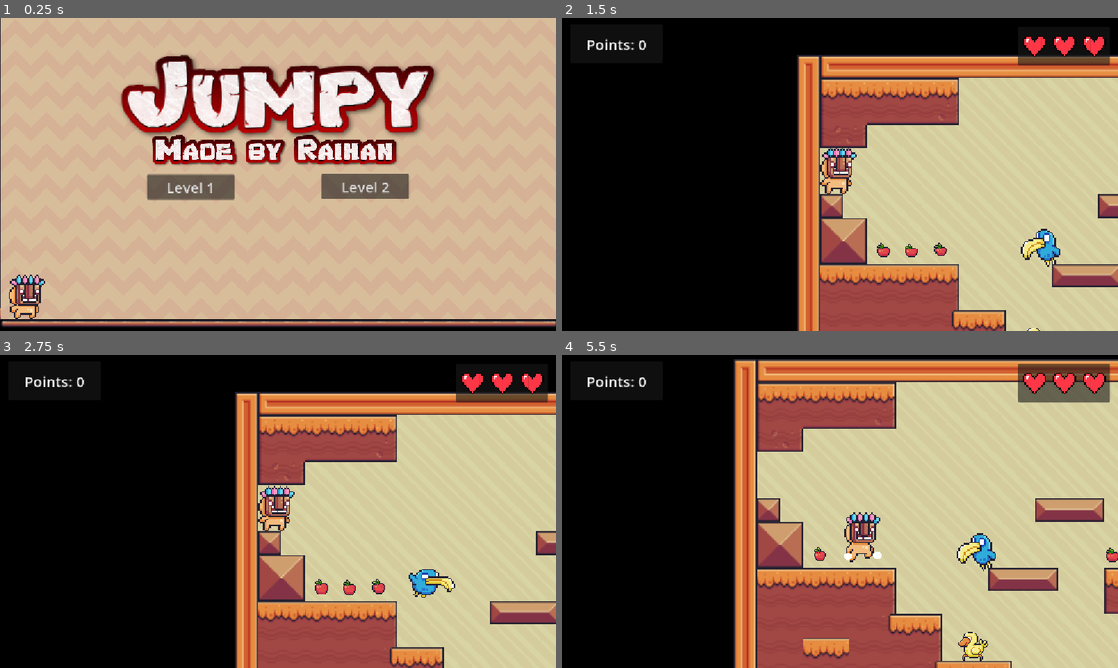
Above: before the commit, frames 1-4 (two rows, left to right).
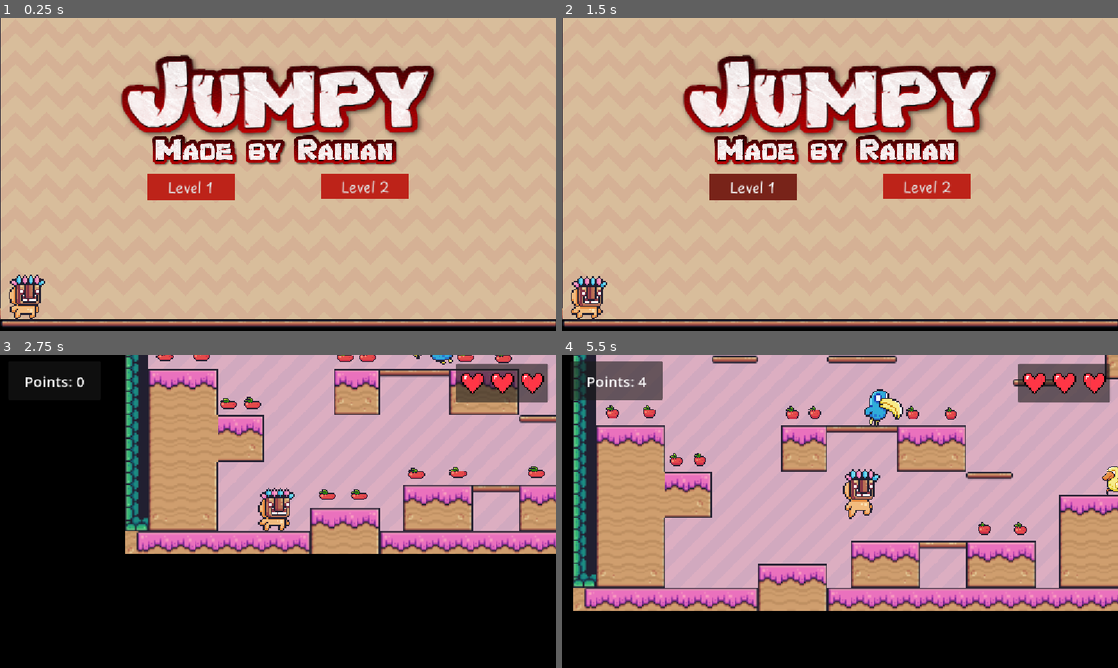
Above: after the commit, the same moments.

Repository: raihan-ys/2d-platformer-game
Game: Godot game, scene res://scenes/menu/main_menu.tscn
The game is run twice, just before and just after one commit, with the same random seed, the same clock (stepped at 60 frames per second) and the same inputs.
Inputs (mouse positions are in pixels of both pictures, inside the frame that each line leads up to):
- Up to frame 1 (0.25 s): no input
- Up to frame 2 (1.5 s): click "Level 2" at 0.5 s; click (778, 193) at 1.25 s, where only the run after the commit has a clickable "BACK TO MENU"
- Up to frame 3 (2.75 s): click (189, 524) at 2 s, where only the run after the commit has a clickable "Level 1"
- Up to frame 4 (5.5 s): hold D (right) 2.78-4.28 s; tap W (jump) at 3.02, 3.77, 5.27 s; hold A (left) 4.28-5.03 s; hold D (right) from 5.03 s (still down)

The runs differ from the first frame. In frame 1, 2.6% of the frame differs, in the area x 26-74%, y 49-59%; in frame 2, 86%; in frame 3, 69%; in frame 4, 91%, in the area x 2-100%, y 0-100%.

Commit message:
Customize font texts

Diff:
--- a/scenes/game_objects/bird.gd
+++ b/scenes/game_objects/bird.gd
@@ -35,7 +35,7 @@
 		if (y_delta > 0 && body.velocity.y > 0):
 			# Remove enemy and add point
 			animated_sprite_2d.animation = "dying"
-			await get_tree().create_timer(0.4).timeout
+			await get_tree().create_timer(0.3).timeout
 			queue_free()
 			game_manager.add_point()
 		else:
--- a/scenes/game_objects/bird.tscn
+++ b/scenes/game_objects/bird.tscn
@@ -130,7 +130,7 @@
 sprite_frames = SubResource("SpriteFrames_xrivr")
 animation = &"dying"
 autoplay = "default"
-frame_progress = 0.6696097
+frame_progress = 0.843326
 
 [node name="CollisionShape2D" type="CollisionShape2D" parent="." unique_id=956626269]
 position = Vector2(9, 2)
--- a/scenes/game_objects/duck.gd
+++ b/scenes/game_objects/duck.gd
@@ -13,7 +13,7 @@
 		if (y_delta < -350 && y_delta > -410):
 			# Remove enemy and add point
 			animated_sprite_2d.animation = "dying"
-			await get_tree().create_timer(0.4).timeout
+			await get_tree().create_timer(0.3).timeout
 			queue_free()
 			game_manager.add_point()
 		else:
--- a/scenes/levels/level2.tscn
+++ b/scenes/levels/level2.tscn
@@ -10,6 +10,7 @@
 [ext_resource type="PackedScene" uid="uid://dtupdt6cy0tve" path="res://scenes/game_objects/duck.tscn" id="10_bo4dx"]
 [ext_resource type="Script" uid="uid://baaejn5brmhh6" path="res://scenes/game_objects/fall_area.gd" id="11_8g4ke"]
 [ext_resource type="Texture2D" uid="uid://dsnkd0k8q8usn" path="res://assets/game_elements/heart.png" id="11_76toy"]
+[ext_resource type="FontFile" uid="uid://dfypm6v7ubpl6" path="res://assets/PlaypenSans-Regular.ttf" id="12_hgky1"]
 [ext_resource type="PackedScene" uid="uid://br76245etusar" path="res://scenes/game_objects/bird.tscn" id="13_b4tpv"]
 [ext_resource type="Script" uid="uid://clbaj144ur12g" path="res://scenes/levels/pause.gd" id="13_hgky1"]
 
@@ -381,6 +382,7 @@
 offset_bottom = -59.432007
 grow_horizontal = 2
 grow_vertical = 2
+theme_override_fonts/font = ExtResource("12_hgky1")
 theme_override_font_sizes/font_size = 30
 text = "Points: 0"
 horizontal_alignment = 1
@@ -447,7 +449,6 @@
 
 [node name="PausePanel" type="Panel" parent="PausePanel/Pause" unique_id=1075580378]
 unique_name_in_owner = true
-visible = false
 offset_left = 2.0
 offset_top = -1.0
 offset_right = 902.0
@@ -457,6 +458,7 @@
 layout_mode = 0
 offset_right = 898.0
 offset_bottom = 147.0
+theme_override_fonts/font = ExtResource("12_hgky1")
 theme_override_font_sizes/font_size = 60
 text = "GAME PAUSED"
 horizontal_alignment = 1
@@ -480,12 +482,14 @@
 [node name="Resume" type="Button" parent="PausePanel/Pause/PausePanel/VBoxContainer" unique_id=1222434183]
 process_mode = 3
 layout_mode = 2
+theme_override_fonts/font = ExtResource("12_hgky1")
 theme_override_font_sizes/font_size = 30
 text = "RESUME"
 
 [node name="Back" type="Button" parent="PausePanel/Pause/PausePanel/VBoxContainer" unique_id=1551032964]
 process_mode = 3
 layout_mode = 2
+theme_override_fonts/font = ExtResource("12_hgky1")
 theme_override_font_sizes/font_size = 30
 text = "BACK TO MENU
 "
--- a/scenes/menu/main_menu.tscn
+++ b/scenes/menu/main_menu.tscn
@@ -6,6 +6,19 @@
 [ext_resource type="Texture2D" uid="uid://ck7oyncekqma1" path="res://assets/menu/title.png" id="3_hj162"]
 [ext_resource type="Texture2D" uid="uid://btqquwgp37hem" path="res://assets/menu/subtitle.png" id="3_xn6kt"]
 [ext_resource type="PackedScene" uid="uid://dj0akkaln7djy" path="res://scenes/game_objects/player.tscn" id="4_wu84c"]
+[ext_resource type="FontFile" uid="uid://dfypm6v7ubpl6" path="res://assets/PlaypenSans-Regular.ttf" id="5_isoef"]
+
+[sub_resource type="StyleBoxFlat" id="StyleBoxFlat_qgo02"]
+bg_color = Color(0.7411765, 0.13725491, 0.09803922, 1)
+
+[sub_resource type="StyleBoxFlat" id="StyleBoxFlat_vovv2"]
+bg_color = Color(0.47058824, 0.13725491, 0.09803922, 1)
+
+[sub_resource type="StyleBoxFlat" id="StyleBoxFlat_isoef"]
+bg_color = Color(0.7411765, 0.13725491, 0.09803922, 1)
+
+[sub_resource type="StyleBoxFlat" id="StyleBoxFlat_1k4da"]
+bg_color = Color(0.47058824, 0.13725491, 0.09803922, 1)
 
 [sub_resource type="TileSetAtlasSource" id="TileSetAtlasSource_wu84c"]
 texture = ExtResource("3_bqqt6")
@@ -221,7 +234,10 @@
 offset_bottom = 52.0
 grow_horizontal = 2
 grow_vertical = 2
+theme_override_fonts/font = ExtResource("5_isoef")
 theme_override_font_sizes/font_size = 30
+theme_override_styles/normal = SubResource("StyleBoxFlat_qgo02")
+theme_override_styles/hover = SubResource("StyleBoxFlat_vovv2")
 text = "Level 1
 "
 
@@ -237,7 +253,10 @@
 offset_bottom = 51.0
 grow_horizontal = 2
 grow_vertical = 2
+theme_override_fonts/font = ExtResource("5_isoef")
 theme_override_font_sizes/font_size = 30
+theme_override_styles/normal = SubResource("StyleBoxFlat_isoef")
+theme_override_styles/hover = SubResource("StyleBoxFlat_1k4da")
 text = "Level 2
 "
 
Binary file added: assets/PlaypenSans-Regular.ttf
Not shown, added: assets/PlaypenSans-Regular.ttf.import
